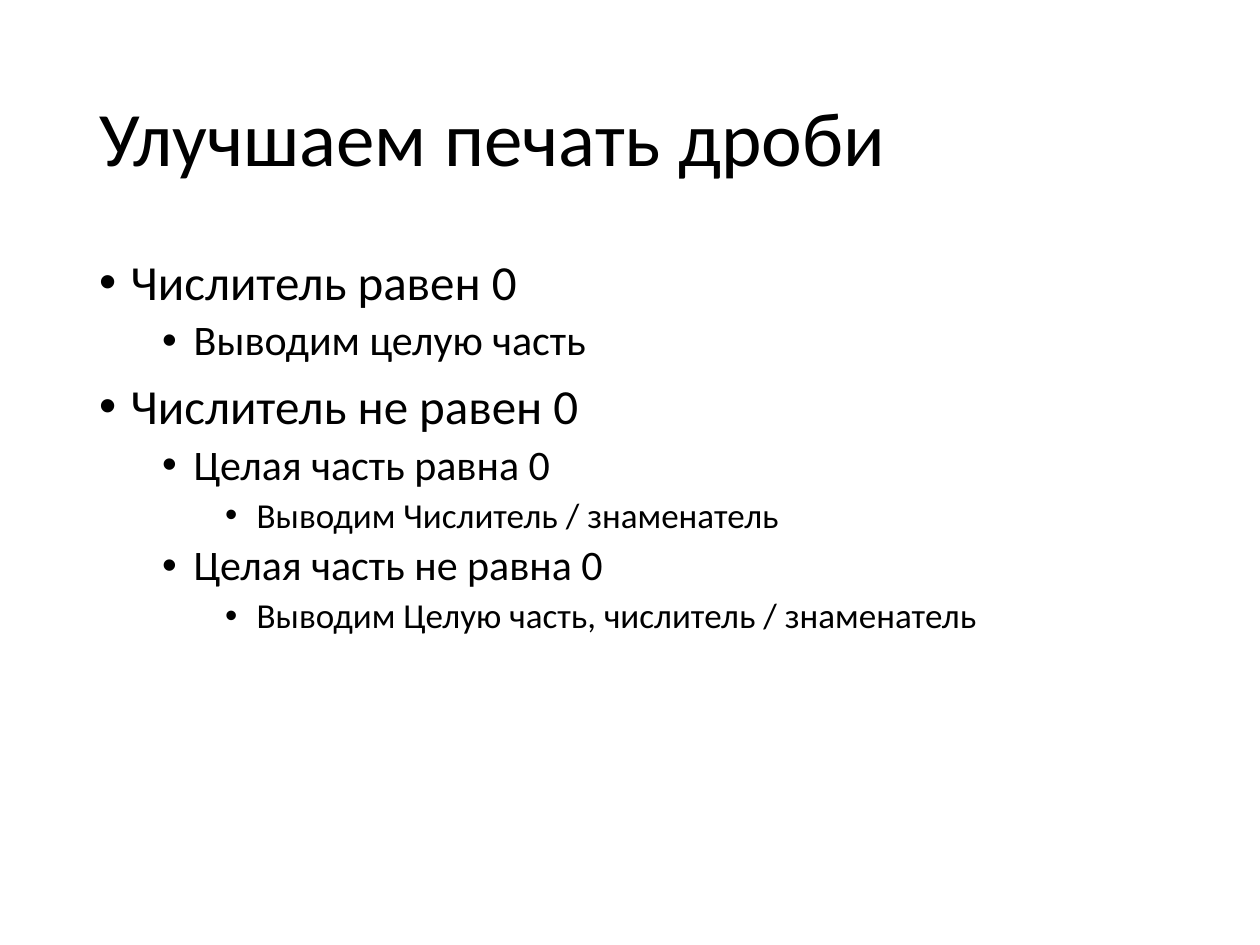
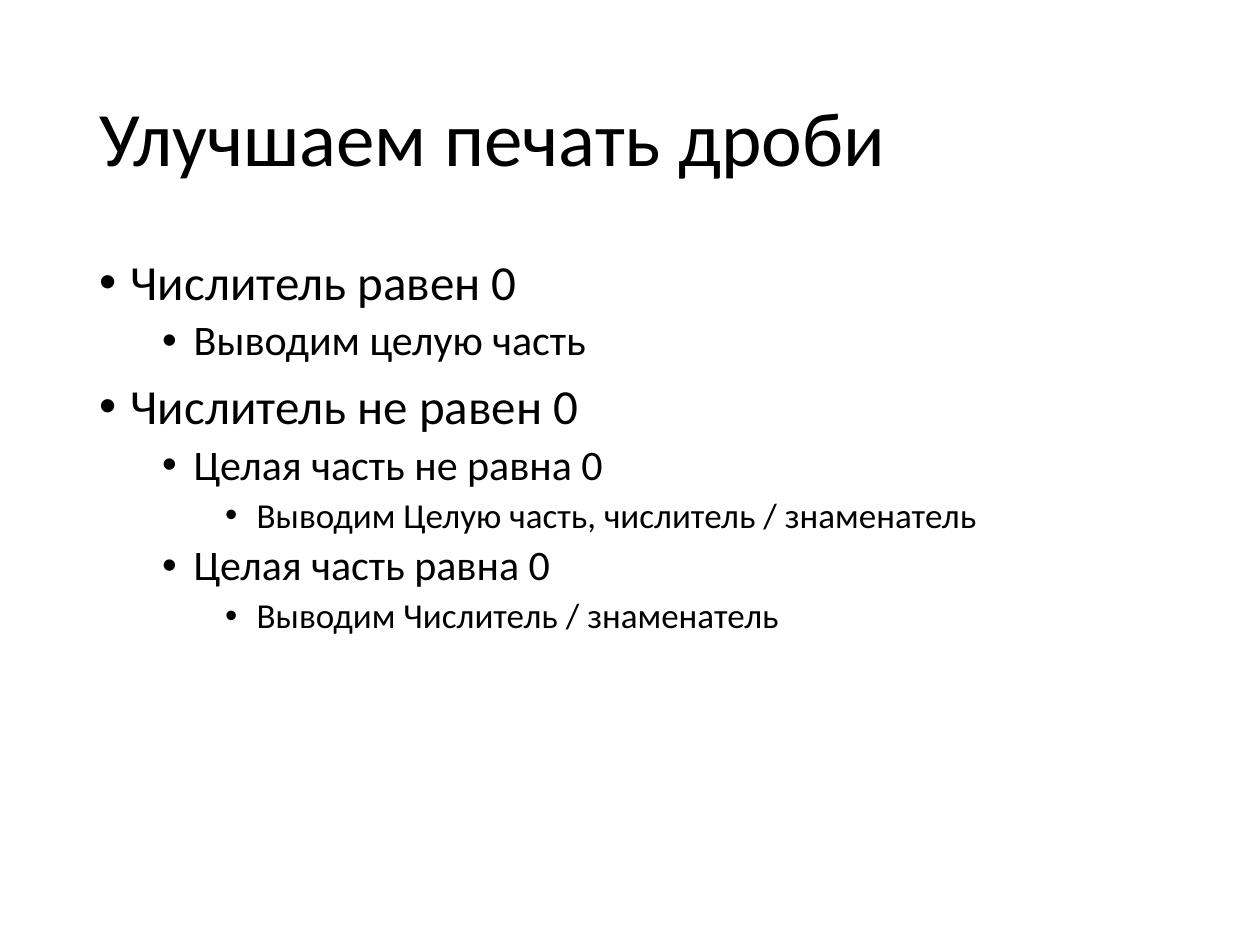
Before and after one commit to alexey-malov/fraction, a slide deck: slide 18 of Explanation.pptx (slide 17 before the commit). Drawn at 1260x945 pixels with LibreOffice and Linux fonts; fonts in the diff are those of the drawing. Boxes give left, top, right and bottom in pixels: in the first picture for what was removed or moved away, otherwise in the second. Text is boxed around its words. In the diff, an @@ line names an element or a change of style, - is before the commit and + after.

```diff
--- a/Explanation.pptx
+++ b/Explanation.pptx
@@ text at <box>194,452,976,534</box>: paragraphs added @@
+  • Целая часть не равна 0
+    • Выводим Целую часть, числитель / знаменатель
@@ text at <box>194,552,976,634</box>: paragraphs removed @@
-  • Целая часть не равна 0
-    • Выводим Целую часть, числитель / знаменатель
```
Also in this commit, not shown: 4 other slides changed, 6 slides added.
